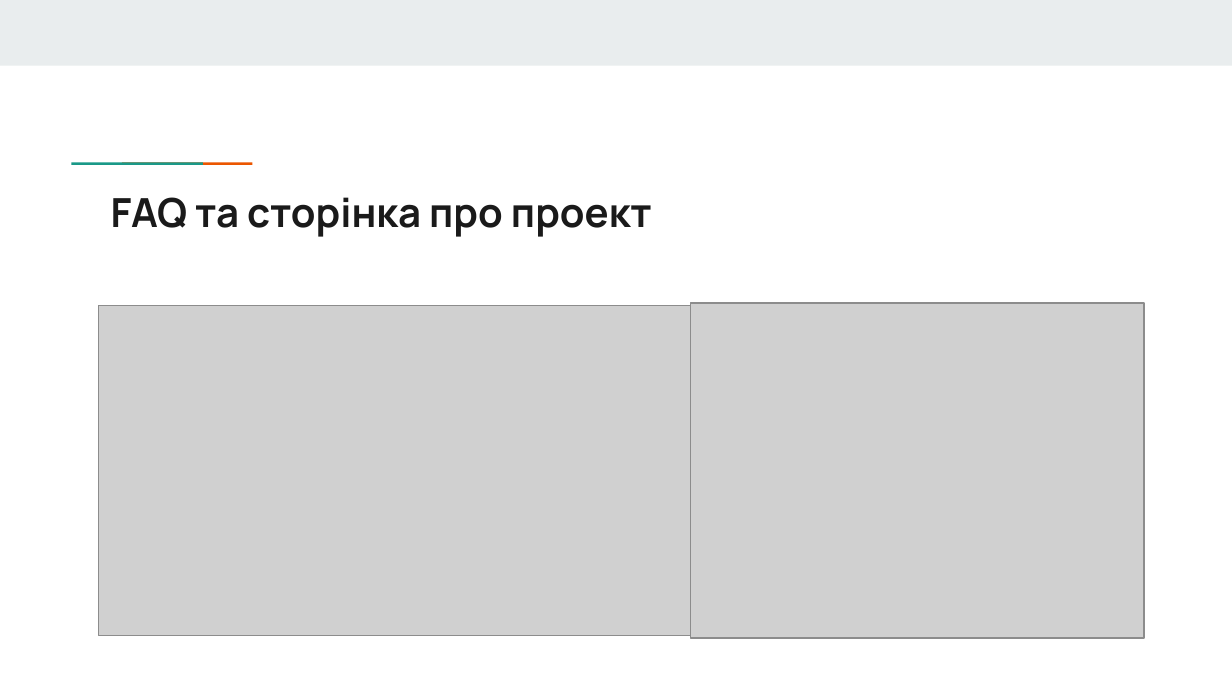
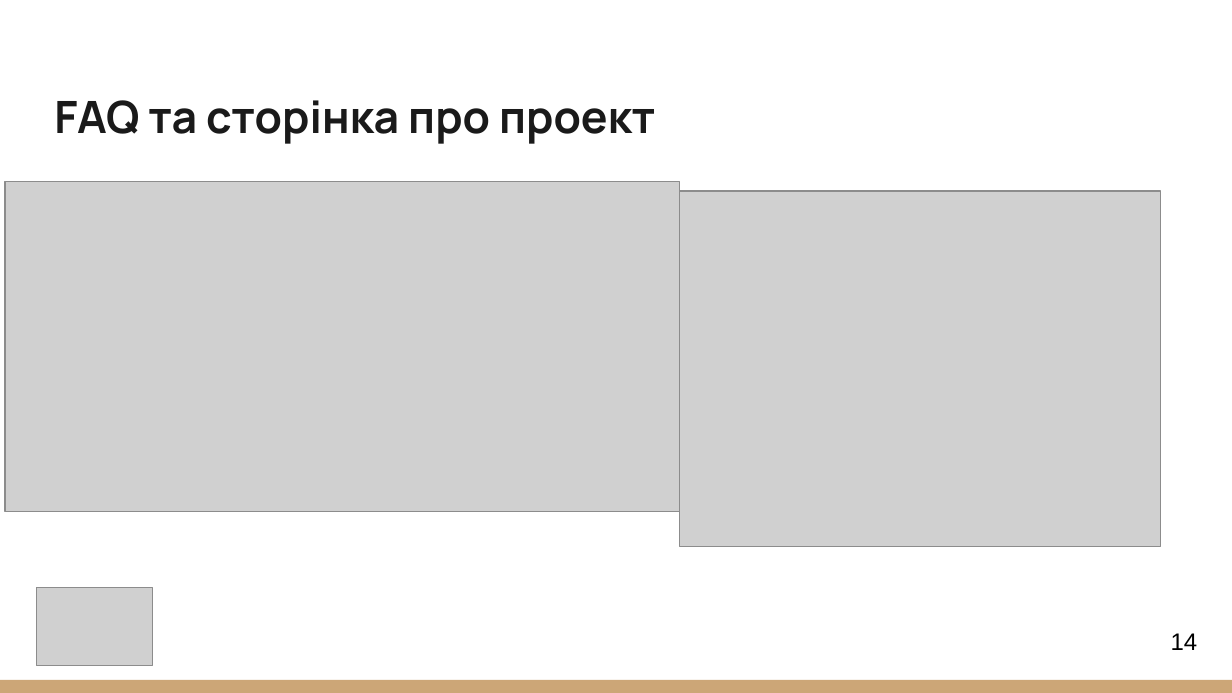
Before and after one commit to NureBalytskyiIhor/CPP, a slide deck: slide 14 of 2025_Б_ККП_ПЗПІ-22-4_Балицький_І_О/2025_Б_ККП_ПЗПІ-22-4_Балицький_І_О.pptx. Drawn at 1232x693 pixels with LibreOffice and Linux fonts; fonts in the diff are those of the drawing; grey boxes stand for pictures. Boxes give left, top, right and bottom in pixels: in the first picture for what was removed or moved away, otherwise in the second. Text is boxed around its words. In the diff, an @@ line names an element or a change of style, - is before the commit and + after.

```diff
--- a/2025_Б_ККП_ПЗПІ-22-4_Балицький_І_О/2025_Б_ККП_ПЗПІ-22-4_Балицький_І_О.pptx
+++ b/2025_Б_ККП_ПЗПІ-22-4_Балицький_І_О/2025_Б_ККП_ПЗПІ-22-4_Балицький_І_О.pptx
@@ rectangle removed at <box>0,0,1232,65</box> @@
@@ title "FAQ та сторінка про проект": place and size @@
-title "FAQ та сторінка про проект" at <box>111,197,652,237</box>
+title "FAQ та сторінка про проект" at <box>54,100,655,144</box>
@@ title "FAQ та сторінка про проект" at <box>54,100,655,144</box>: size 23.4 to 26 pt; vertical alignment top to bottom @@
@@ rectangle removed at <box>112,160,163,166</box> @@
@@ rectangle removed at <box>161,160,212,166</box> @@
@@ picture: place and size @@
-picture at <box>99,306,774,636</box>
+picture at <box>5,181,680,511</box>
@@ picture: place and size @@
-picture at <box>691,303,1145,638</box>
+picture at <box>680,191,1161,546</box>
@@ picture added at <box>36,588,152,667</box> @@
@@ page number added at <box>1171,633,1198,650</box>, 14 pt, text #000000 @@
+14
@@ rectangle added at <box>0,680,1232,693</box>, fill #CCA677 @@
```
Also in this commit, not shown: 21 other slides changed, 2 other files.
